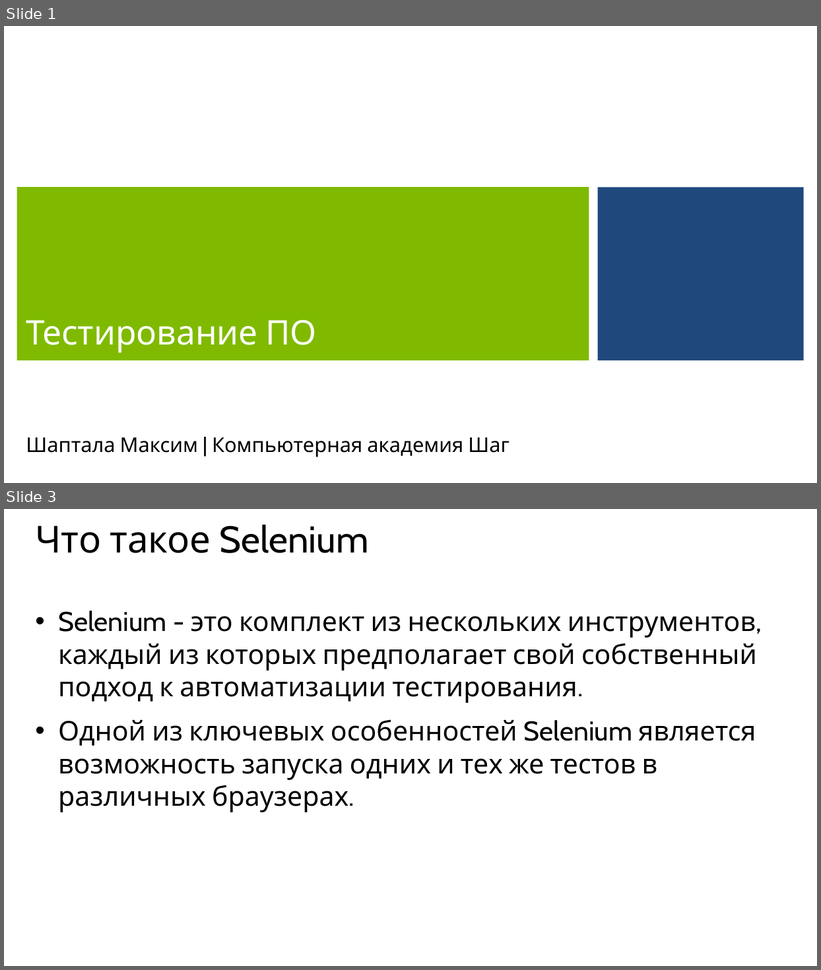
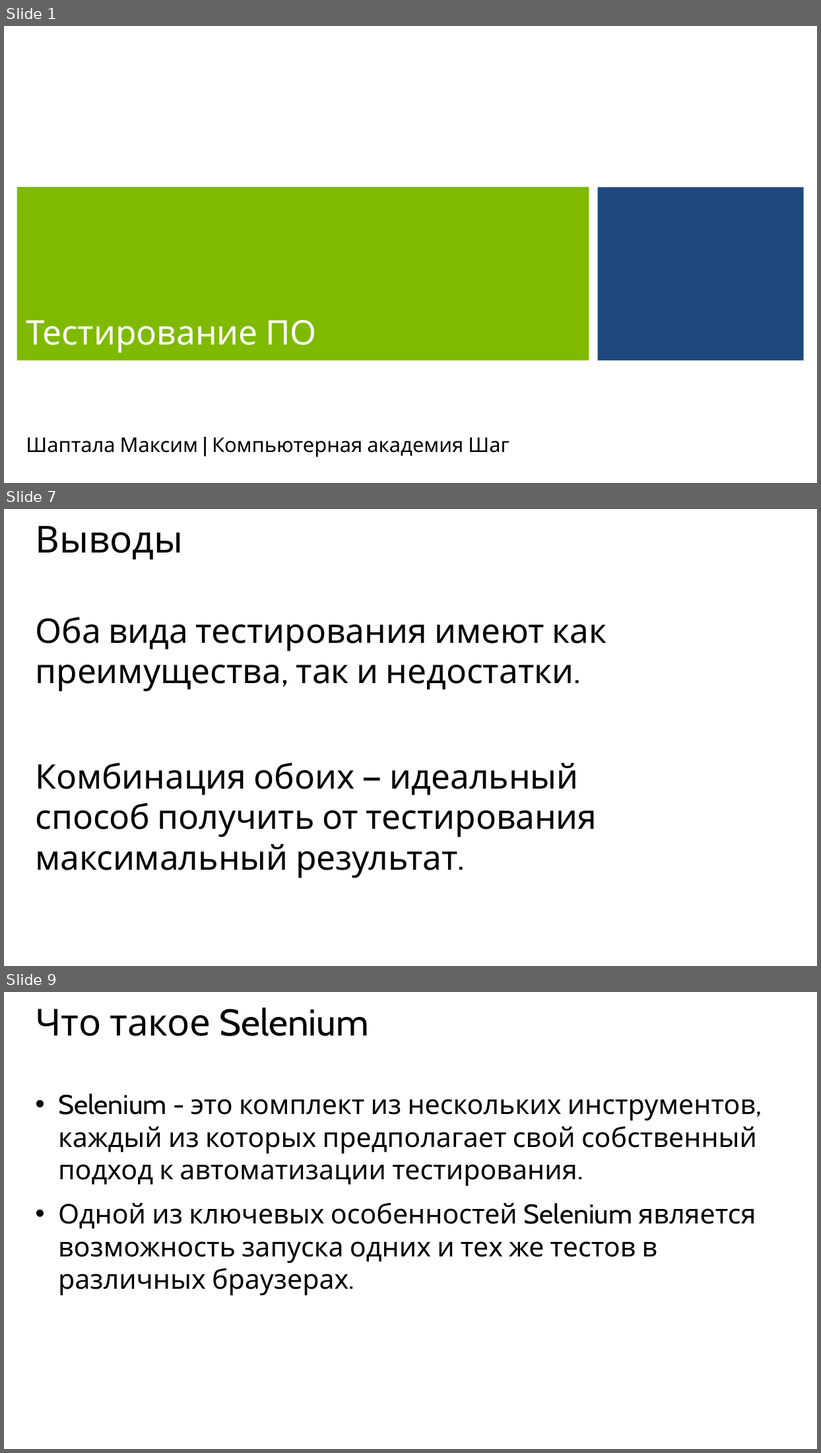
Before and after one commit to maxchv/selenium, a slide deck: openlesson/selenium.pptx. Shown one above the other, each under a label of ours: slides 1 and 3 before the commit, slides 1, 7 and 9 after it; the slides between them are not shown. The pictures are 821x970 and 821x1453 pixels, drawn with LibreOffice and Linux fonts; fonts in the diff are those of the drawing; background and template pictures are left out. Boxes give left, top, right and bottom in pixels: in the first picture for what was removed or moved away, otherwise in the second. Text is boxed around its words. In the diff, an @@ line names an element or a change of style, - is before the commit and + after.

```diff
--- a/openlesson/selenium.pptx
+++ b/openlesson/selenium.pptx
@@ slide 7 added at box(4, 509, 817, 966), background #FFFFFF @@
@@ title added at box(36, 525, 184, 560), 44 pt, text #000000 @@
+Выводы
@@ text added at box(35, 617, 607, 879), 40 pt, text #000000 @@
+Оба вида тестирования имеют как преимущества, так и недостатки.
+Комбинация обоих — идеальный способ получить от тестирования максимальный результат.
@@ what was slide 3 is now slide 9 @@
```
Also in this commit, not shown: 3 slides changed, 8 other slides added, 1 other file.
